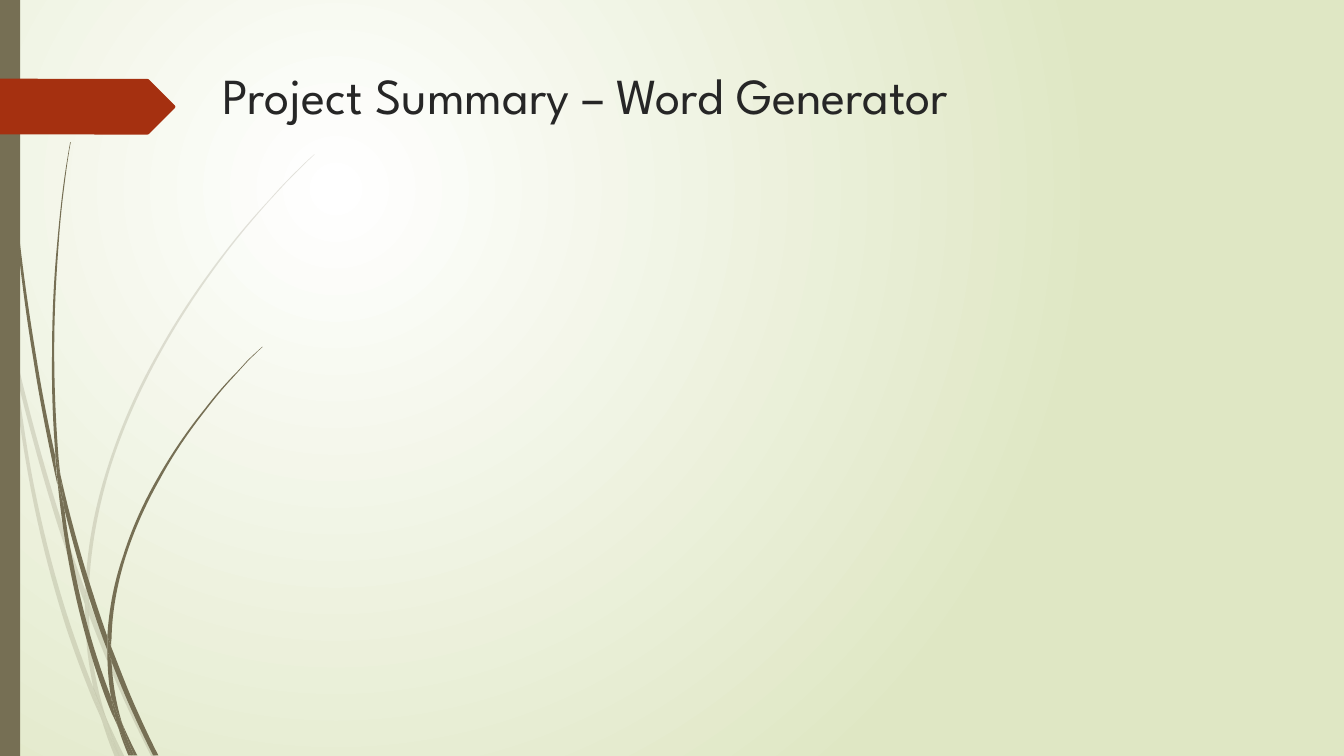
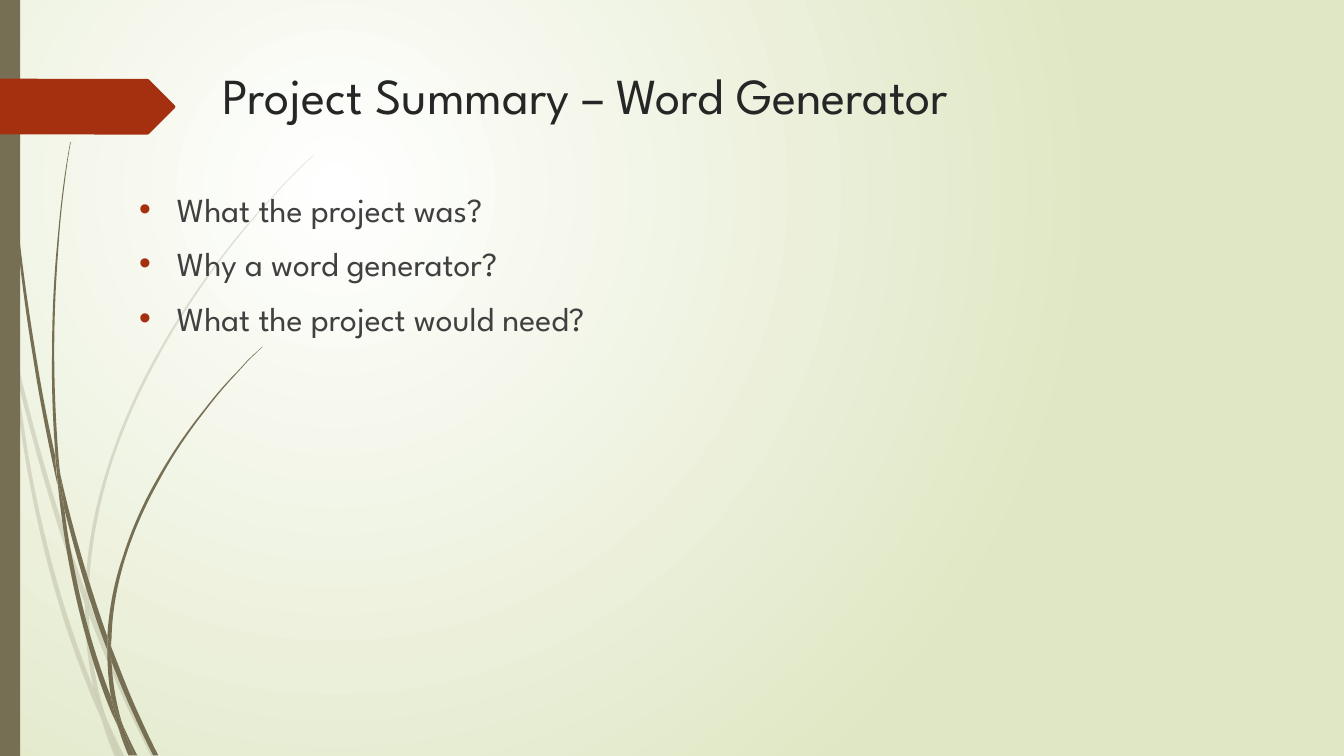
Before and after one commit to RM147/StoryGen, a slide deck: slide 3 of Project Presentation.pptx. Drawn at 1344x756 pixels with LibreOffice and Linux fonts; fonts in the diff are those of the drawing. Boxes give left, top, right and bottom in pixels: in the first picture for what was removed or moved away, otherwise in the second. Text is boxed around its words. In the diff, an @@ line names an element or a change of style, - is before the commit and + after.

```diff
--- a/Project Presentation.pptx
+++ b/Project Presentation.pptx
@@ text added at box(177, 199, 584, 339), 24 pt, text #404040 @@
+• What the project was?
+• Why a word generator?
+• What the project would need?
```
Also in this commit, not shown: 7 other slides changed, 4 slides added, 2 slides removed.
